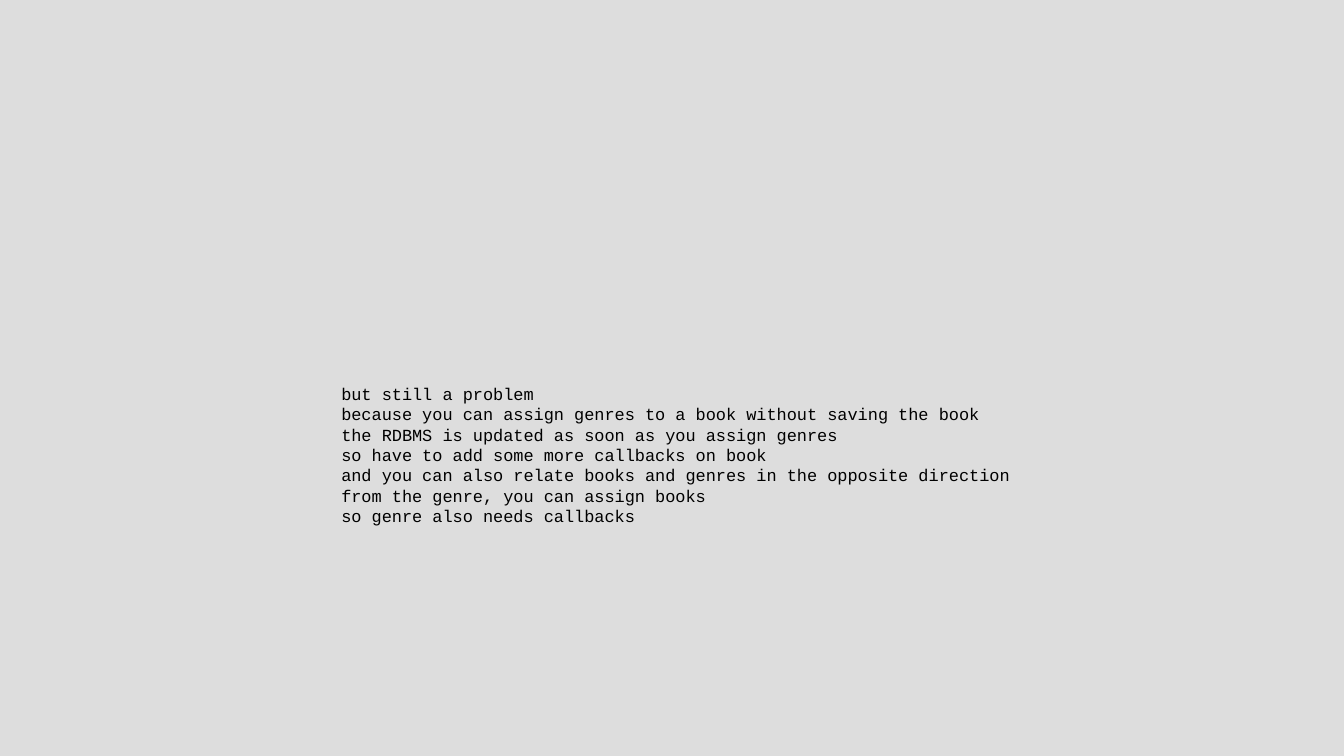
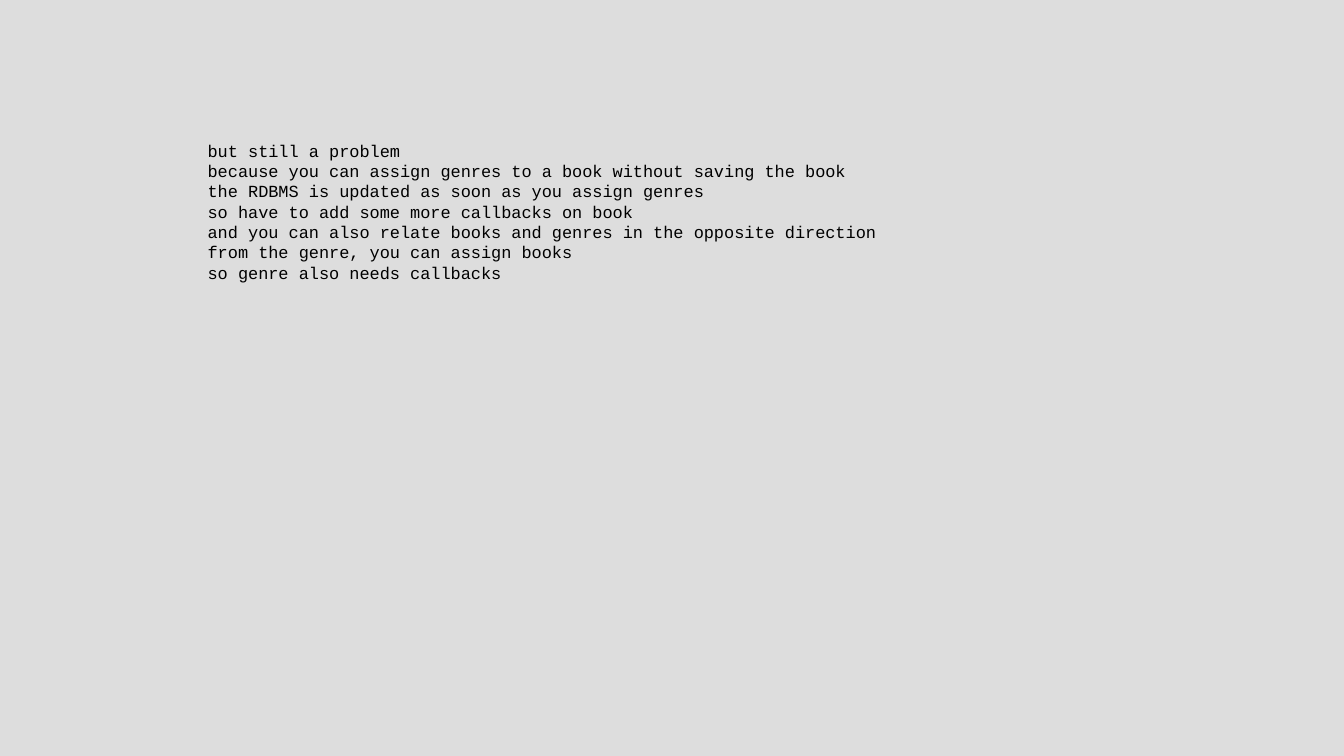
Before and after one commit to chriscressman/architecting-a-search-feature, a slide deck: slide 118 of presentation.odp (slide 119 before the commit). Drawn at 1344x756 pixels with LibreOffice and Linux fonts; fonts in the diff are those of the drawing. Boxes give left, top, right and bottom in pixels: in the first picture for what was removed or moved away, otherwise in the second. Text is boxed around its words. In the diff, an @@ line names an element or a change of style, - is before the commit and + after.

```diff
--- a/presentation.odp
+++ b/presentation.odp
@@ text "but still a problem": place and size @@
-text "but still a problem" at [341,387,1009,526]
+text "but still a problem" at [208,144,876,283]
```
Also in this commit, not shown: 13 other slides changed, 1 slide added, 4 slides removed.
